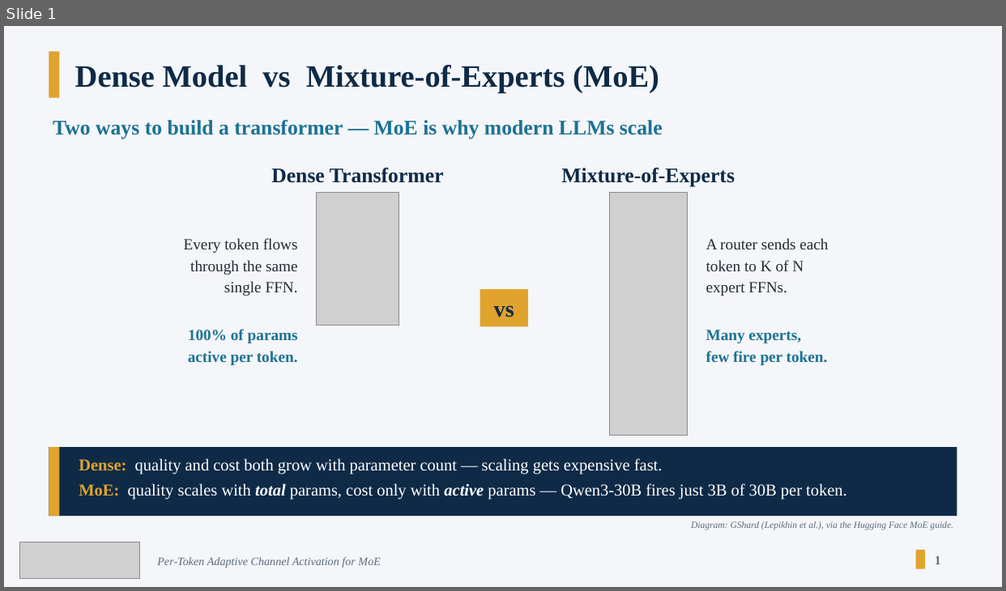
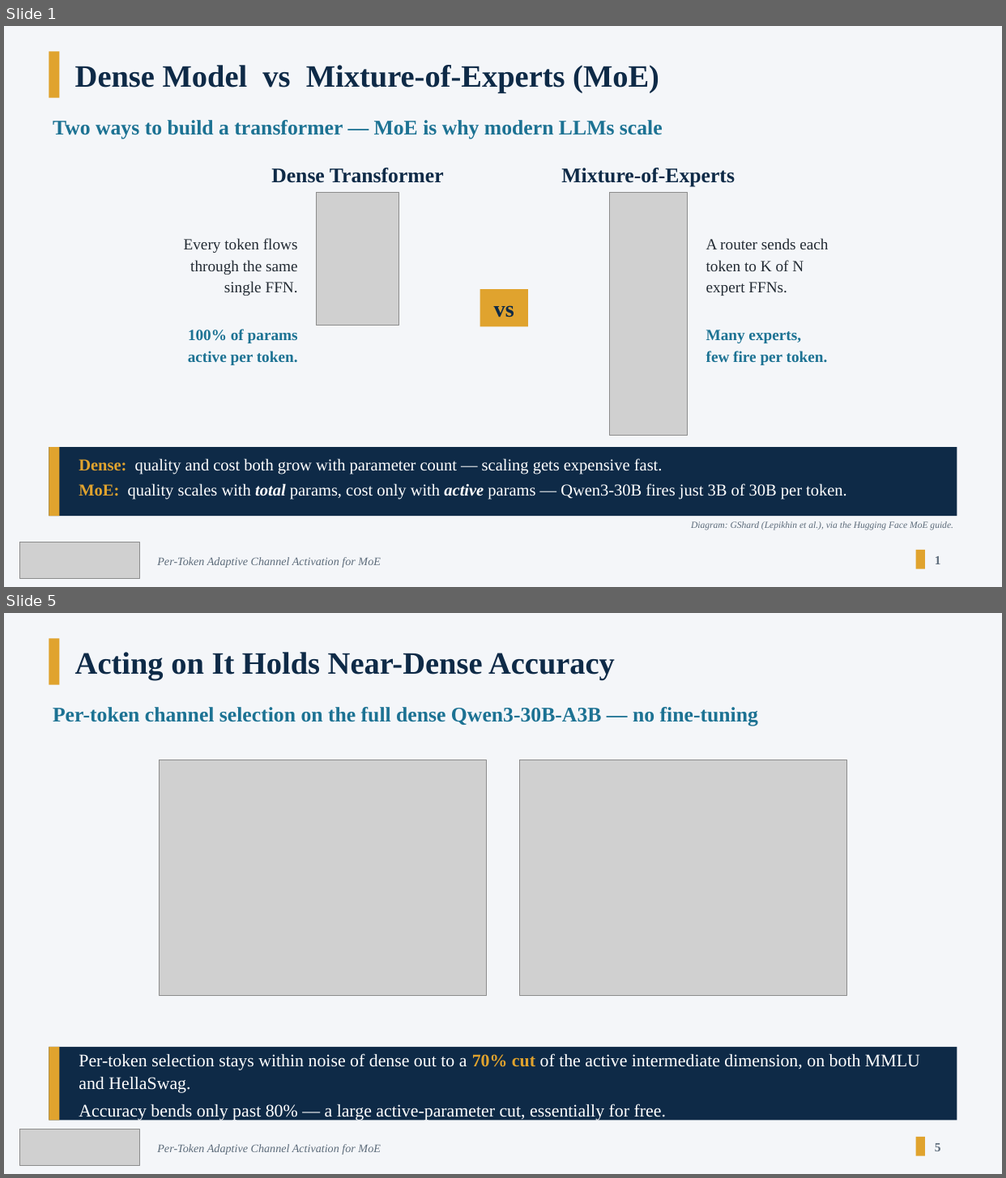
Before and after one commit to olokevin/moe-compression, a slide deck: docs/presentation/Yequan_26_Intro.pptx. Shown one above the other, each under a label of ours: slide 1 before the commit, slides 1 and 5 after it; the slides between them are not shown. The pictures are 1006x591 and 1006x1178 pixels, drawn with LibreOffice and Linux fonts; fonts in the diff are those of the drawing; grey boxes stand for pictures. Boxes give left, top, right and bottom in pixels: in the first picture for what was removed or moved away, otherwise in the second. Text is boxed around its words. In the diff, an @@ line names an element or a change of style, - is before the commit and + after.

```diff
--- a/docs/presentation/Yequan_26_Intro.pptx
+++ b/docs/presentation/Yequan_26_Intro.pptx
@@ slide 5 added at (4, 613, 1002, 1174), background #F4F6F9 @@
@@ rectangle added at (49, 638, 59, 685), fill #E0A32E @@
@@ text added at (75, 652, 615, 680), 30 pt, text #0E2A47, bold @@
+Acting on It Holds Near-Dense Accuracy
@@ text added at (53, 707, 758, 726), 20 pt, text #1C7293, bold @@
+Per-token channel selection on the full dense Qwen3-30B-A3B — no fine-tuning
@@ picture added at (159, 760, 486, 995) @@
@@ picture added at (520, 760, 847, 995) @@
@@ rectangle added at (49, 1047, 957, 1121), fill #0E2A47 @@
@@ rectangle added at (49, 1047, 59, 1121), fill #E0A32E @@
@@ text added at (79, 1054, 920, 1121), 17 pt, text #FFFFFF @@
+Per-token selection stays within noise of dense out to a 70% cut of the active intermediate dimension, on both MMLU and HellaSwag.
+Accuracy bends only past 80% — a large active-parameter cut, essentially for free.
@@ picture added at (19, 1130, 139, 1165) @@
@@ text added at (157, 1144, 380, 1155), 11 pt, text #5C6B7A, italic @@
+Per-Token Adaptive Channel Activation for MoE
@@ rectangle added at (916, 1137, 925, 1157), fill #E0A32E @@
@@ text added at (935, 1144, 941, 1152), 12 pt, text #5C6B7A, bold @@
+5
```
Also in this commit, not shown: 1 slide changed, 11 other slides added, 39 other files.
